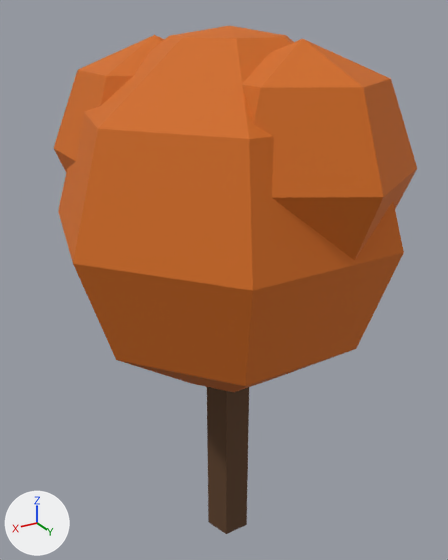
Renders of the glTF model land_tree_orange_elm.glb from each side of a commit.
The view is the same before and after, from a camera (50 mm lens) standing at (4.37, 7.14, 8.14) and looking at (-0.02, -0.17, 4.49). Lighting does not change. The marker at lower left points along +X, +Y and +Z. The older version comes first. Vertices at exactly the same position are counted once.

The scene before the commit, as lines of its bpy script (objects in view):
```python
me_mesh_0 = bpy.data.meshes.new('Mesh_0')
me_mesh_0.from_pydata(...)  # 106 vertices, 164 faces; spans x -2.44..2.44, y -2.5..2.58, z 0.0..8.0
# faces by material slot: [15, 149]
me_mesh_0.materials.append(mat_land_trunk)  # brown #5c3d24
me_mesh_0.materials.append(mat_land_leaf_orange)  # orange #d26b18
ob_mesh_0 = bpy.data.objects.new('Mesh_0', me_mesh_0)
ob_mesh_0.location = (0.0, 0.0, 0.0)
```
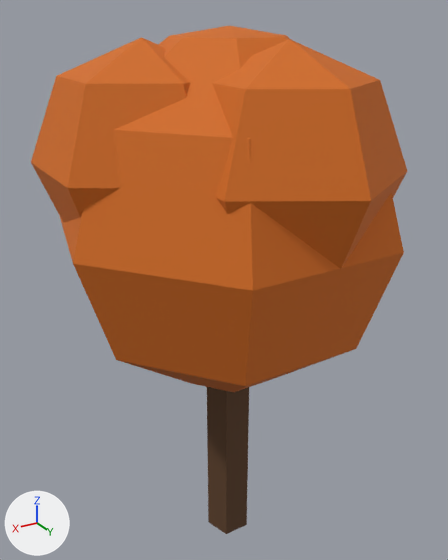
Boxes (x1, y1, x2, y2) around the edits, measured in the pictures (448 x 560 px; the box of a moved part takes in the faces that stretch with it):
'Mesh_0', reshaped: before (54, 26, 417, 534); after (31, 26, 407, 534)
part 1 of me_mesh_0, moved or reshaped: before (54, 35, 165, 173); after (31, 37, 190, 223)
part 2 of me_mesh_0, moved or reshaped: before (241, 39, 417, 260); after (212, 39, 407, 270)

The edits, one by one:
me_mesh_0 is used by ob_mesh_0; location (0.0, 0.0, 0.0).
me_mesh_0 had 106 vertices, 164 faces and spanned x -2.44..2.44, y -2.5..2.58, z 0.0..8.0.
me_mesh_0 now has 106 vertices, 164 faces and spans x -2.44..2.44, y -2.5..2.62, z 0.0..8.0.
me_mesh_0 part 1: the loose piece of 20 vertices spanning x -0.72..1.88, y -2.46..0.54, z 4.88..7.88 is moved by (0.52, 0.74, 0.0).
me_mesh_0 part 2: the loose piece of 20 vertices spanning x -1.61..0.99, y -0.42..2.58, z 4.88..7.88 is moved by (0.21, 0.04, 0.0).
